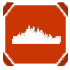
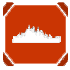
The second (70, 70) image is a revision of the first. Changes to its layers:
painted on "Ebene 13" over [12, 42, 61, 44]